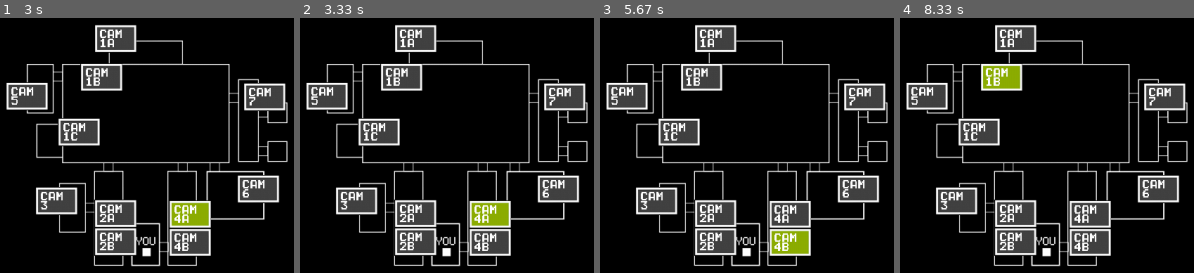
Above: before the commit, frames 1-4 (left to right).
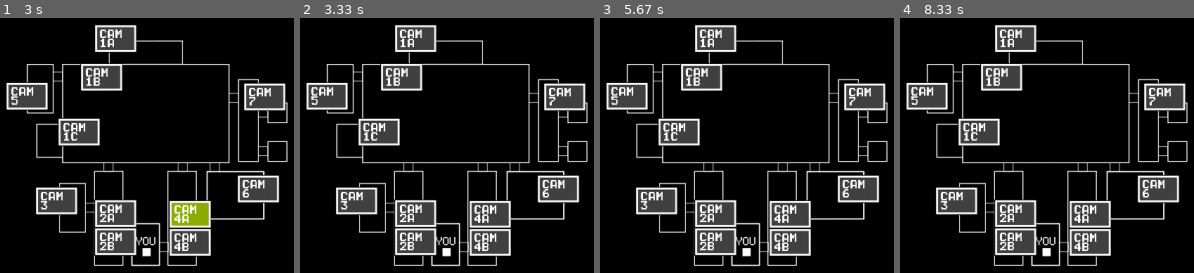
Above: after the commit, the same moments.

Repository: realpatato/pygame-fnaf
Game: pygame game, started from main.py
The game is run twice, just before and just after one commit, with the same random seed, the same clock (stepped at 60 frames per second) and the same inputs.
Inputs (mouse positions are in pixels of both pictures, inside the frame that each line leads up to):
- Up to frame 1 (3 s): click (99, 76) at 0.38 s; click (114, 38) at 0.72 s; click (55, 201) at 1.05 s; click (179, 216) at 1.38 s; click (79, 132) at 2.22 s; click (188, 214) at 2.55 s
- Up to frame 2 (3.33 s): no input
- Up to frame 3 (5.67 s): click (714, 211) at 3.38 s; click (732, 25) at 3.72 s; click (714, 242) at 4.55 s; click (788, 242) at 4.88 s
- Up to frame 4 (8.33 s): click (1014, 38) at 5.72 s; click (926, 97) at 6.05 s; click (999, 76) at 6.88 s; click (1158, 188) at 7.22 s; click (1011, 76) at 7.55 s

Frame 1 is identical in both runs. In frame 2, 1.0% of the frame differs, in the area x 58-72%, y 72-82%; in frame 3, 1.0%; in frame 4, 1.0%, in the area x 28-42%, y 18-28%.

Commit message:
made the cam buttons flash

Diff:
--- a/cam_manager.py
+++ b/cam_manager.py
@@ -8,6 +8,8 @@
         #used for click detection since the buttons are drawn, then moved
         self.click_box = pygame.Rect(x + 860, y + 320, 60, 40)
         self.selected = selected
+        #used for making the button flash when selected
+        self.flash = False
         self.sprites = self.gen_sprites(name)
 
     def gen_sprites(self, name):
@@ -38,7 +40,7 @@
     def get_cur_sprite(self):
         ''' Returns the current sprite '''
         #gets the sprite by converting the bool into an int, (False = 0 True = 1)
-        return self.sprites[int(self.selected)]
+        return self.sprites[int(self.selected) - int(self.flash)]
 
     def draw_self(self, surface):
         ''' Draws the sprite to the surface '''
@@ -49,6 +51,7 @@
         ''' Handles the cam map and holds the buttons '''
         self.buttons = self.gen_buttons()
         self.map_sprite = self.gen_cur_sprite()
+        self.button_flash_timer = 0
 
     def gen_buttons(self):
         ''' Creates all buttons when game starts '''
@@ -94,6 +97,19 @@
         #return the condition of the cam system sprite
         return sprite
 
+    def button_flash(self):
+        ''' Handles the button flashing '''
+        #add to the timer
+        self.button_flash_timer += 1
+        #if it has been one second, do the thing
+        if self.button_flash_timer == 40:
+            #swap the flash
+            self.cur_true_button.flash = not self.cur_true_button.flash
+            #update the image
+            self.map_sprite = self.gen_cur_sprite()
+            #reset the timer
+            self.button_flash_timer = 0
+
     def draw_self(self, surface, x, y):
         ''' Draws the map object at given x and y '''
         surface.blit(self.map_sprite, (x, y))
@@ -115,6 +131,10 @@
                     button.selected = True
                     #set the currently selected button to false
                     self.cam_map.cur_true_button.selected = False
+                    #reset the flash on the old cam button
+                    self.cam_map.cur_true_button.flash = False
+                    #reset the flash timer
+                    self.cam_map.button_flash_timer = 0
                     #update the map sprite
                     self.cam_map.map_sprite = self.cam_map.gen_cur_sprite()
                     #set it to be the current true button
--- a/main.py
+++ b/main.py
@@ -35,6 +35,9 @@
             mouse_pos = event.pos
             man.check_for_button_click(mouse_pos[0], mouse_pos[1])
 
+    #do the flash thing
+    man.cam_map.button_flash()
+
     #intial screen wipe
     screen.fill((0, 0, 0))
 
